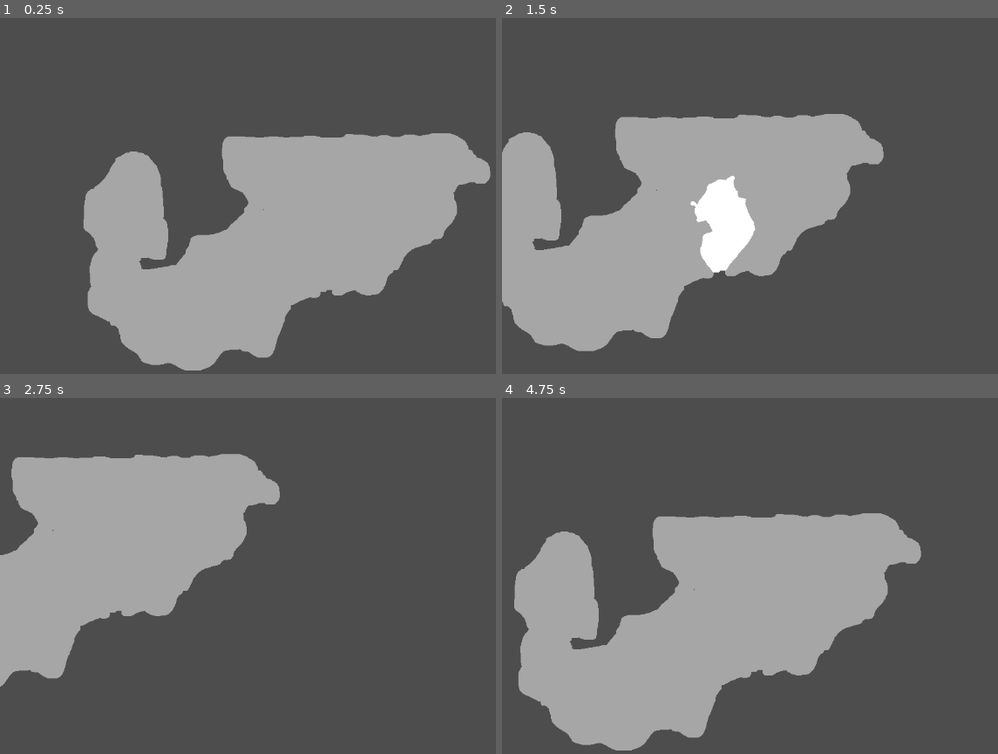
Above: before the commit, frames 1-4 (two rows, left to right).
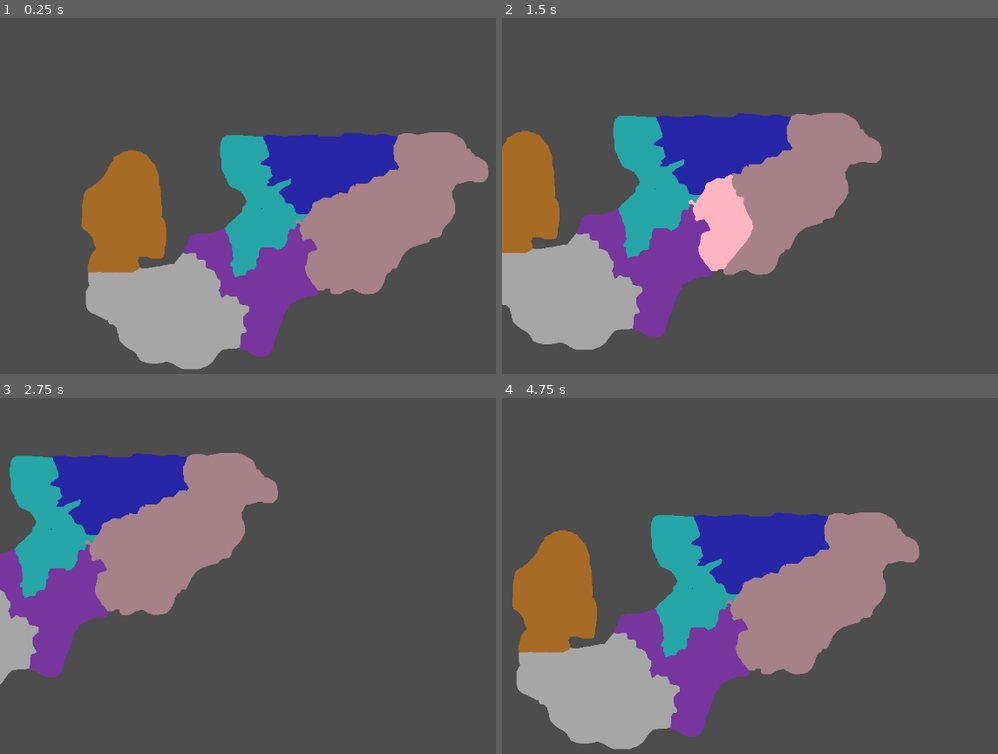
Above: after the commit, the same moments.

Repository: ParkerVetter1/GodotGrandStrategyProject
Game: Godot game, scene res://Scenes/Main.tscn
Same seed, same stepped clock (60 frames per second), same inputs: the game is played once before the commit and once after it.
Inputs (mouse positions are in pixels of both pictures, inside the frame that each line leads up to):
- Up to frame 1 (0.25 s): no input
- Up to frame 2 (1.5 s): tap Enter at 0.5 s; move the mouse to (outside the picture) at 0.52 s; hold D (MoveRight) 0.53-1.28 s; hold Shift (Shift) 0.53-1.28 s; click (outside the picture) at 0.67 s; move the mouse to (710, 196) at 1.27 s; hold S (MoveDown) from 1.28 s (still down); tap Shift (Shift) at 1.35 s
- Up to frame 3 (2.75 s): move the mouse to (416, 472) at 2.02 s; release S (MoveDown) at 2.03 s; hold D (MoveRight) from 2.03 s (still down); hold Shift (Shift) from 2.03 s (still down)
- Up to frame 4 (4.75 s): move the mouse to (814, 636) at 2.77 s; release D (MoveRight) at 2.78 s; release Shift (Shift) at 2.78 s; hold W (MoveUp) 2.78-3.53 s; tap Shift (Shift) at 2.85, 4.35 s; click (814, 636) at 2.92 s; move the mouse to (outside the picture) at 3.52 s; hold Shift (Shift) 3.53-4.28 s; hold A (MoveLeft) from 3.53 s (still down); move the mouse to (640, 497) at 4.27 s

The runs differ from the first frame. In frame 1, 27% of the frame differs, in the area x 16-99%, y 32-100%; in frame 2, 25%; in frame 3, 21%; in frame 4, 27%.

Commit message:
Region Colors assigned no problem

Diff:
--- a/Scenes/Main.tscn
+++ b/Scenes/Main.tscn
@@ -1,7 +1,8 @@
-[gd_scene load_steps=4 format=3 uid="uid://bbs0py12sls8i"]
+[gd_scene load_steps=5 format=3 uid="uid://bbs0py12sls8i"]
 
 [ext_resource type="Script" path="res://Scripts/Main.gd" id="1_rko5y"]
 [ext_resource type="Texture2D" uid="uid://da6osur1lr1ck" path="res://Map_Data/FinishedMap.png" id="2_mfqj3"]
+[ext_resource type="Script" path="res://Scripts/RegionsManager.gd" id="3_8g875"]
 [ext_resource type="Script" path="res://Scripts/Camera.gd" id="3_c6ewo"]
 
 [node name="Main" type="Node2D"]
@@ -15,8 +16,11 @@
 centered = false
 
 [node name="Regions" type="Node2D" parent="."]
+script = ExtResource("3_8g875")
 
 [node name="Camera2D" type="Camera2D" parent="."]
-position = Vector2(575, 323)
+position = Vector2(578, 325)
 scale = Vector2(1.40104, 1.48148)
 script = ExtResource("3_c6ewo")
+
+[connection signal="child_entered_tree" from="Regions" to="Regions" method="_on_child_entered_tree"]
--- a/Scripts/Province_Area.gd
+++ b/Scripts/Province_Area.gd
@@ -6,16 +6,13 @@
 func _ready() -> void:
 	pass # Replace with function body.
 
-
 # Called every frame. 'delta' is the elapsed time since the previous frame.
 func _process(delta: float) -> void:
 	pass
 
-
 func _on_child_entered_tree(node: Node) -> void:
 	if node.is_class("Polygon2D"):
 		node.color = Color(1,1,1,0.5)
-
 
 func _on_mouse_entered() -> void:
 	for node in get_children():
@@ -27,7 +24,6 @@
 		if node.is_class("Polygon2D"):
 			node.color = Color(1,1,1,0.5)
 
-
 func _on_input_event(viewport: Node, event: InputEvent, shape_idx: int) -> void:
 	if event is InputEventMouseButton and event.button_index == MOUSE_BUTTON_LEFT and event.is_pressed():
 		print(str(province_name) + " Clicked")
--- /dev/null
+++ b/Scripts/RegionsManager.gd
@@ -0,0 +1,16 @@
+extends Node2D
+
+var regionColors = [Color.RED, Color.AQUA, Color.BLUE, Color.DARK_ORANGE, Color.WHITE, Color.PURPLE, Color.LIGHT_PINK]
+
+# Called when the node enters the scene tree for the first time.
+func _ready() -> void:
+	pass # Replace with function body.
+
+# Called every frame. 'delta' is the elapsed time since the previous frame.
+func _process(delta: float) -> void:
+	pass
+
+func _on_child_entered_tree(node: Node) -> void:
+	var randomNumb = randi() % regionColors.size() + 1 # returns a number between 0 and 7
+	node.modulate = regionColors[randomNumb]
+	regionColors.erase(regionColors[randomNumb])
